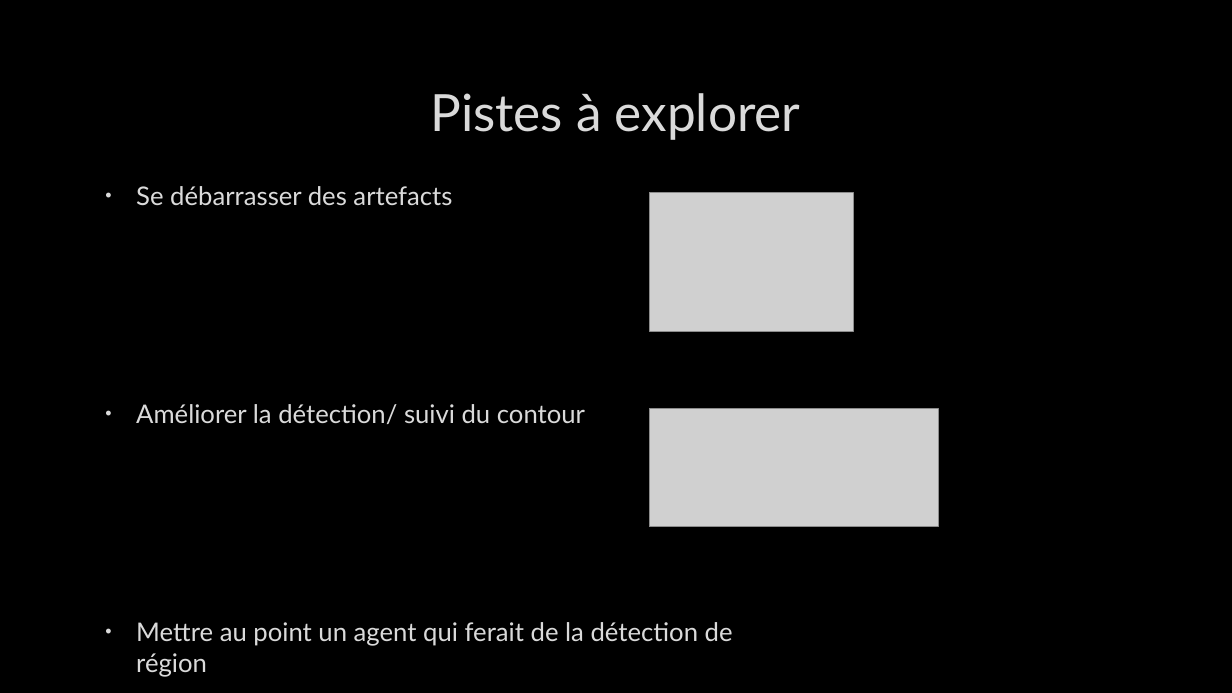
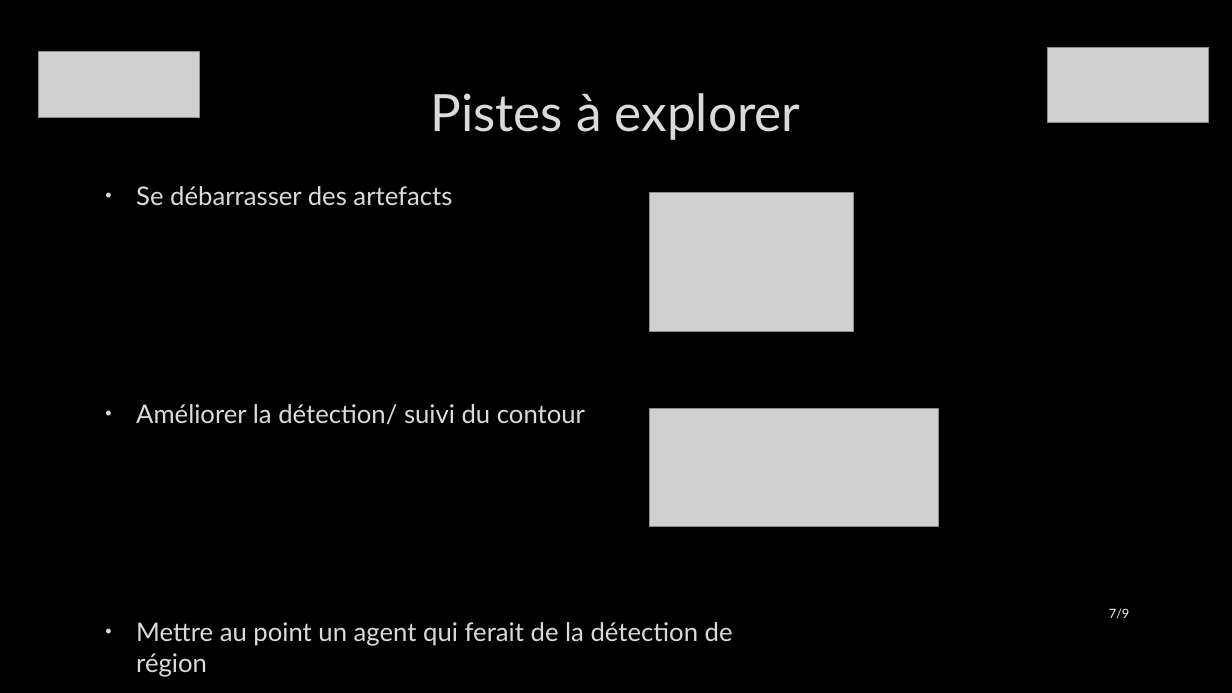
Before and after one commit to IliasMAOUDJ/Agent-Based-Edge-Detection, a slide deck: slide 7 of SMA et Traitement d’images.pptx. Drawn at 1232x693 pixels with LibreOffice and Linux fonts; fonts in the diff are those of the drawing; grey boxes stand for pictures; background and template pictures are left out. Boxes give left, top, right and bottom in pixels: in the first picture for what was removed or moved away, otherwise in the second. Text is boxed around its words. In the diff, an @@ line names an element or a change of style, - is before the commit and + after.

```diff
--- a/SMA et Traitement d’images.pptx
+++ b/SMA et Traitement d’images.pptx
@@ picture added at [39, 52, 200, 118] @@
@@ picture added at [1048, 47, 1209, 122] @@
@@ page number added at [1109, 608, 1130, 619], 10 pt, text #F2F2F2 @@
+7/9
```
Also in this commit, not shown: 6 other slides changed, 2 slides added.
